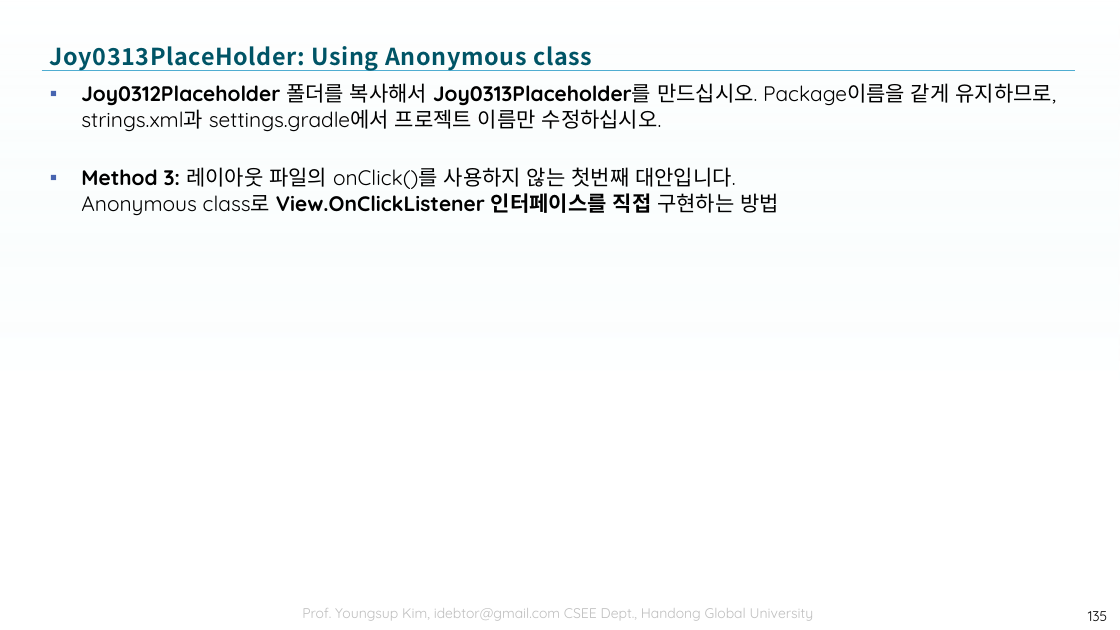
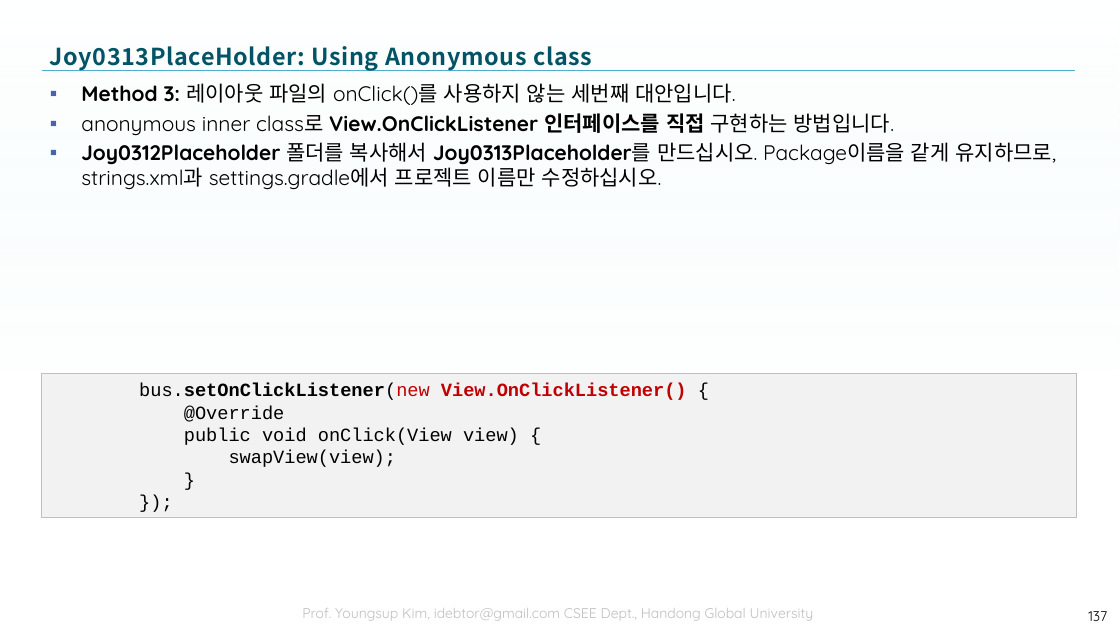
Before and after one commit to tae7841/HuStarAS, a slide deck: slide 137 of ppts/03Widget.pptx (slide 135 before the commit). Drawn at 1120x630 pixels with LibreOffice and Linux fonts; fonts in the diff are those of the drawing; background and template pictures are left out. Boxes give left, top, right and bottom in pixels: in the first picture for what was removed or moved away, otherwise in the second. Text is boxed around its words. In the diff, an @@ line names an element or a change of style, - is before the commit and + after.

```diff
--- a/ppts/03Widget.pptx
+++ b/ppts/03Widget.pptx
@@ text at bbox=[81, 83, 894, 136]: paragraphs added @@
+▪ Method 3: 레이아웃 파일의 onClick()를 사용하지 않는 세번째 대안입니다.
+▪ anonymous inner class로 View.OnClickListener 인터페이스를 직접 구현하는 방법입니다.
@@ text at bbox=[81, 167, 779, 216]: paragraph removed @@
-▪ Method 3: 레이아웃 파일의 onClick()를 사용하지 않는 첫번째 대안입니다.
-  Anonymous class로 View.OnClickListener 인터페이스를 직접 구현하는 방법
@@ rectangle added at bbox=[42, 374, 1077, 518], fill #F2F2F2, outline #BFBFBF 0.75 pt, 16 pt, text #000000 @@
+bus.setOnClickListener(new View.OnClickListener() {
+@Override
+public void onClick(View view) {
+swapView(view);
+}
+});
@@ page number at bbox=[1088, 611, 1107, 621]: text changed @@
-135
+137
```
Also in this commit, not shown: 6 other slides changed, 2 slides added, 3 slides removed.
